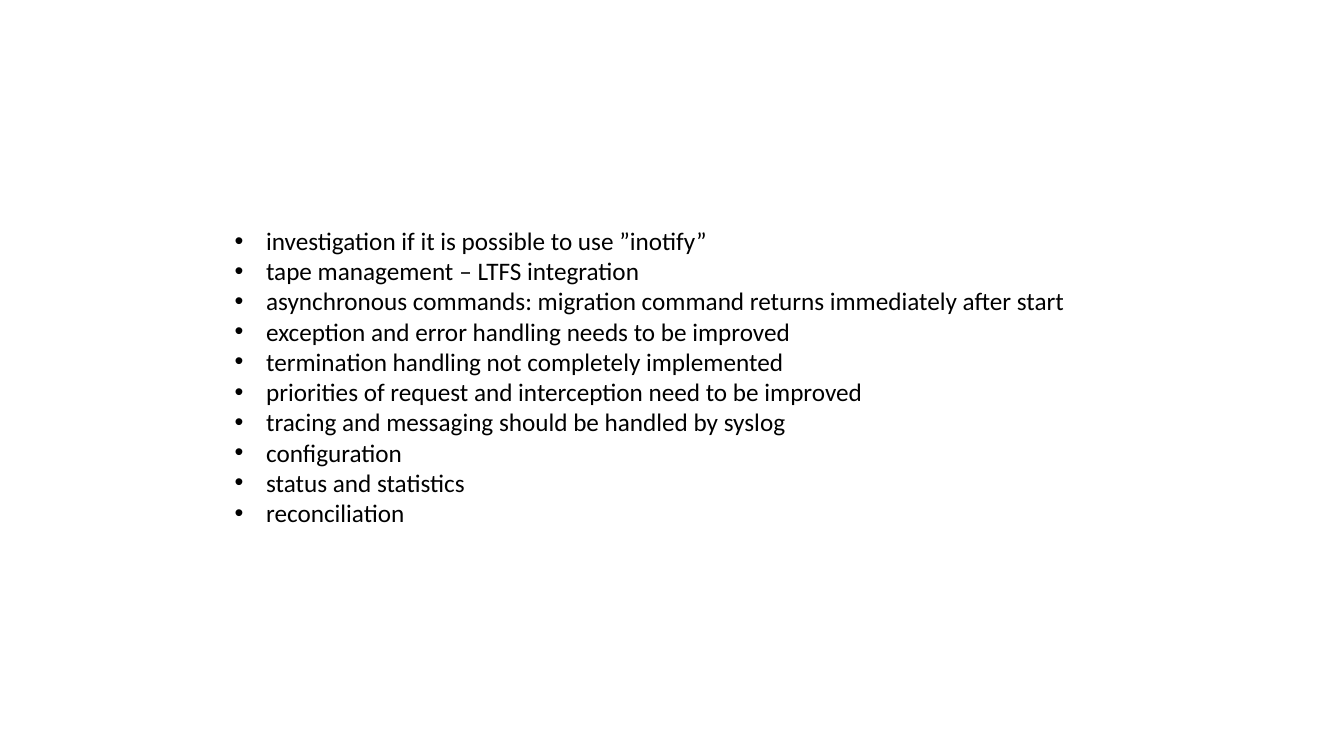
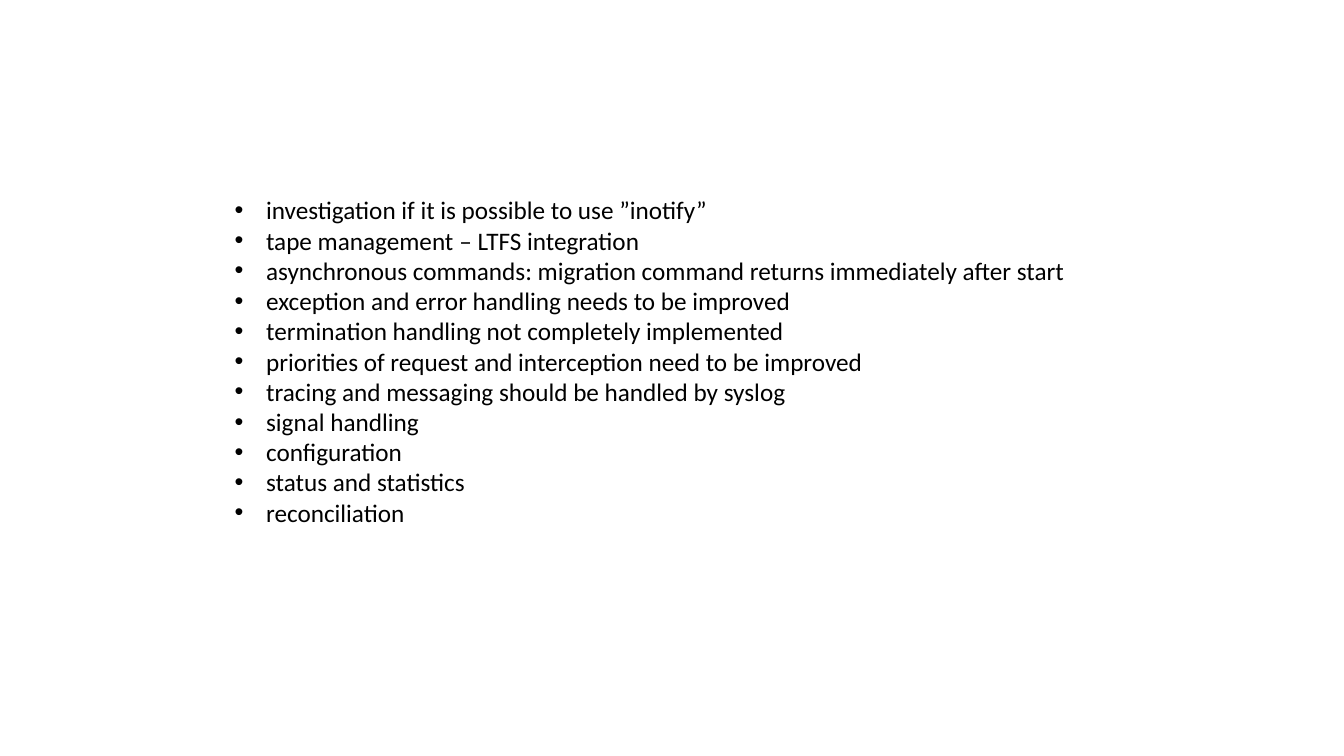
Before and after one commit to IBM/LTFS-Data-Management, a slide deck: slide 1 of documents/todos.pptx. Drawn at 1344x756 pixels with LibreOffice and Linux fonts; fonts in the diff are those of the drawing. Boxes give left, top, right and bottom in pixels: in the first picture for what was removed or moved away, otherwise in the second. Text is boxed around its words. In the diff, an @@ line names an element or a change of style, - is before the commit and + after.

Commit message:
adding todo

```diff
--- a/documents/todos.pptx
+++ b/documents/todos.pptx
@@ text "investigation if it is possible ..." moved from (x1=266, y1=232, x2=1064, y2=522) to (x1=266, y1=201, x2=1064, y2=522) @@
@@ text at (x1=266, y1=413, x2=418, y2=436): paragraph added @@
+• signal handling
```
